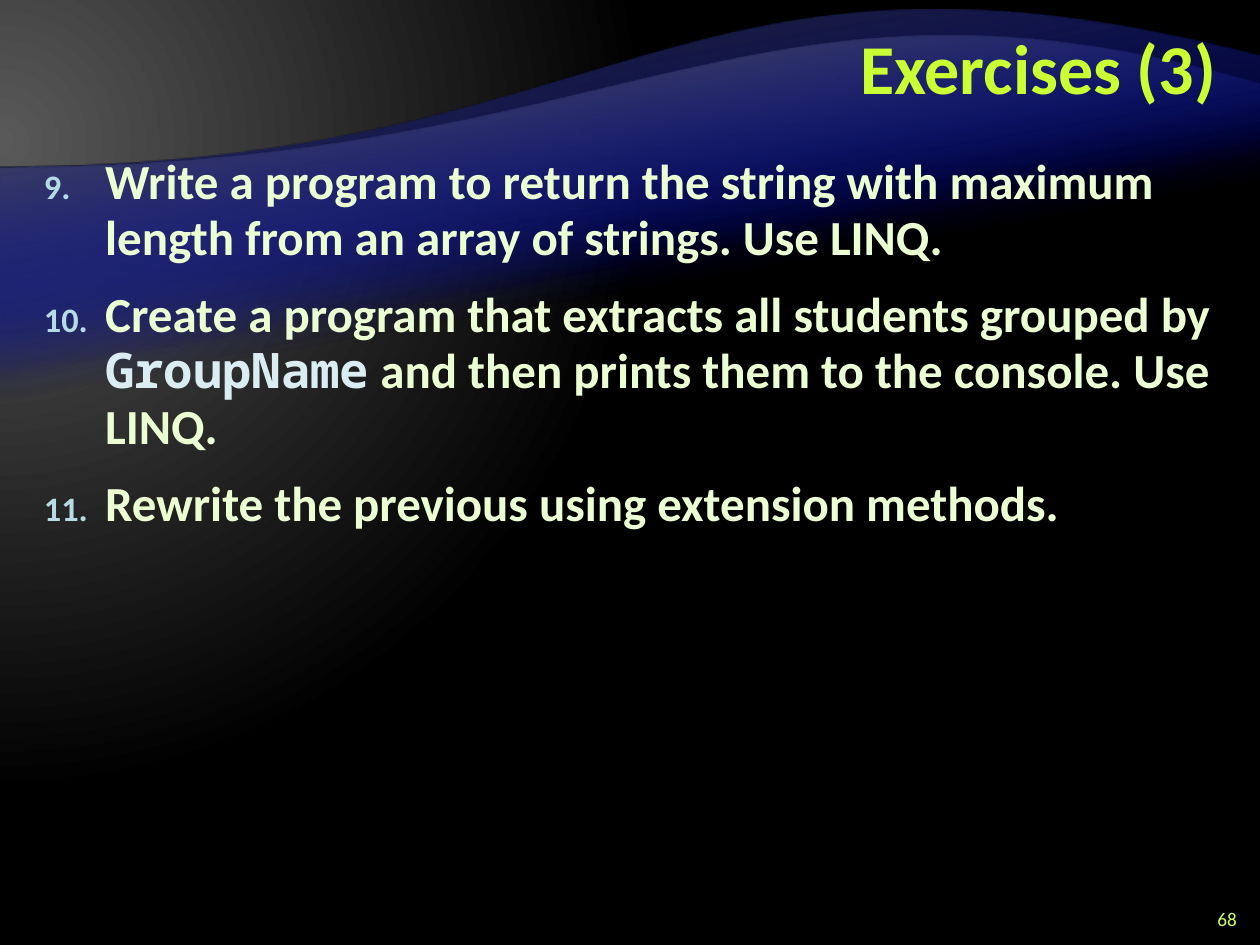
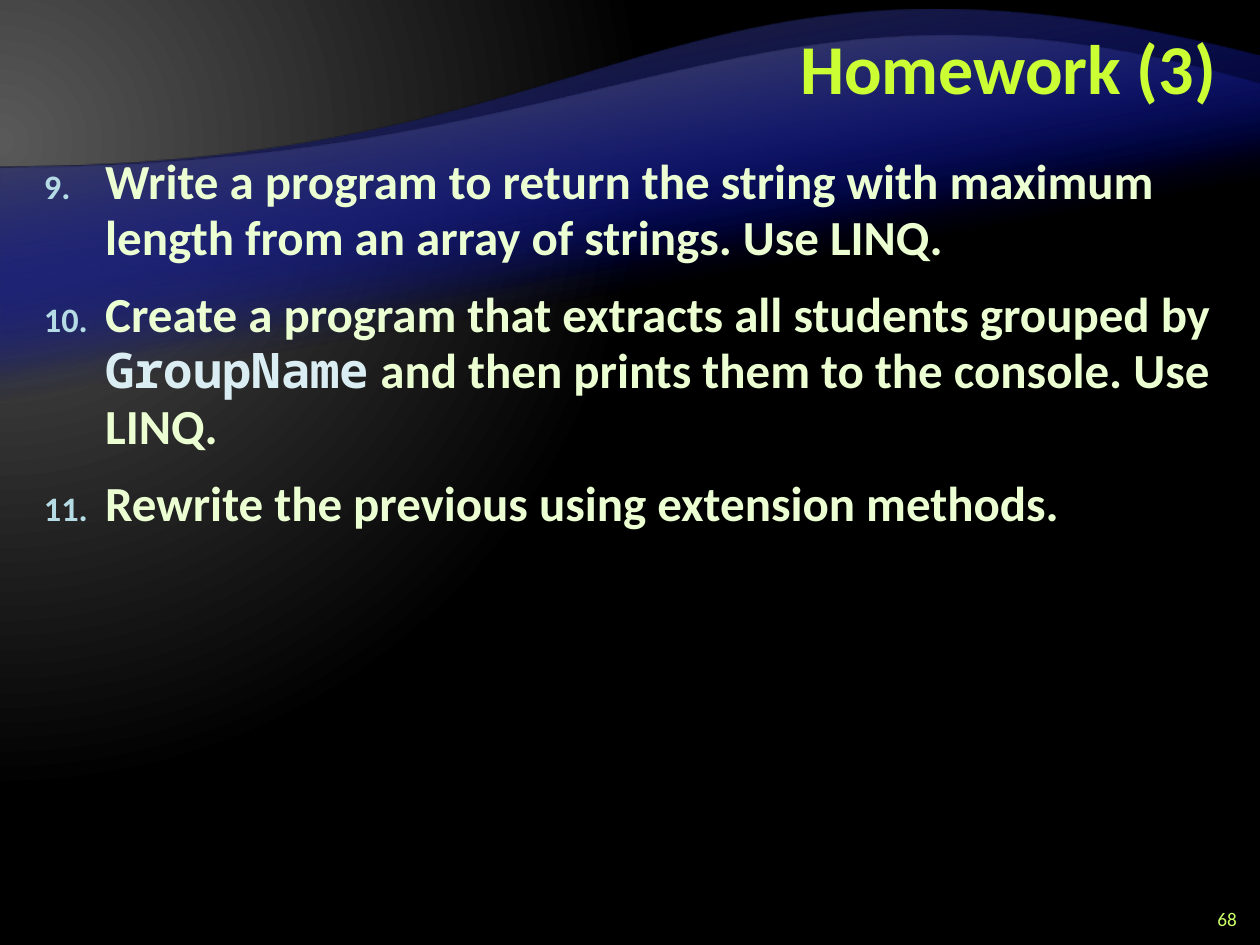
Before and after one commit to Lockheed01/aspnet-mvc-course, a slide deck: slide 68 of Lectures/6. ADO.NET Entity Framework/Language-Integrated-Query-LINQ.pptx. Drawn at 1260x945 pixels with LibreOffice and Linux fonts; fonts in the diff are those of the drawing; background and template pictures are left out. Boxes give left, top, right and bottom in pixels: in the first picture for what was removed or moved away, otherwise in the second. Text is boxed around its words. In the diff, an @@ line names an element or a change of style, - is before the commit and + after.

```diff
--- a/Lectures/6. ADO.NET Entity Framework/Language-Integrated-Query-LINQ.pptx
+++ b/Lectures/6. ADO.NET Entity Framework/Language-Integrated-Query-LINQ.pptx
@@ title at bbox=[800, 36, 1216, 105]: text changed @@
-Exercises (3)
+Homework (3)
```
Also in this commit, not shown: 2 other slides changed.
